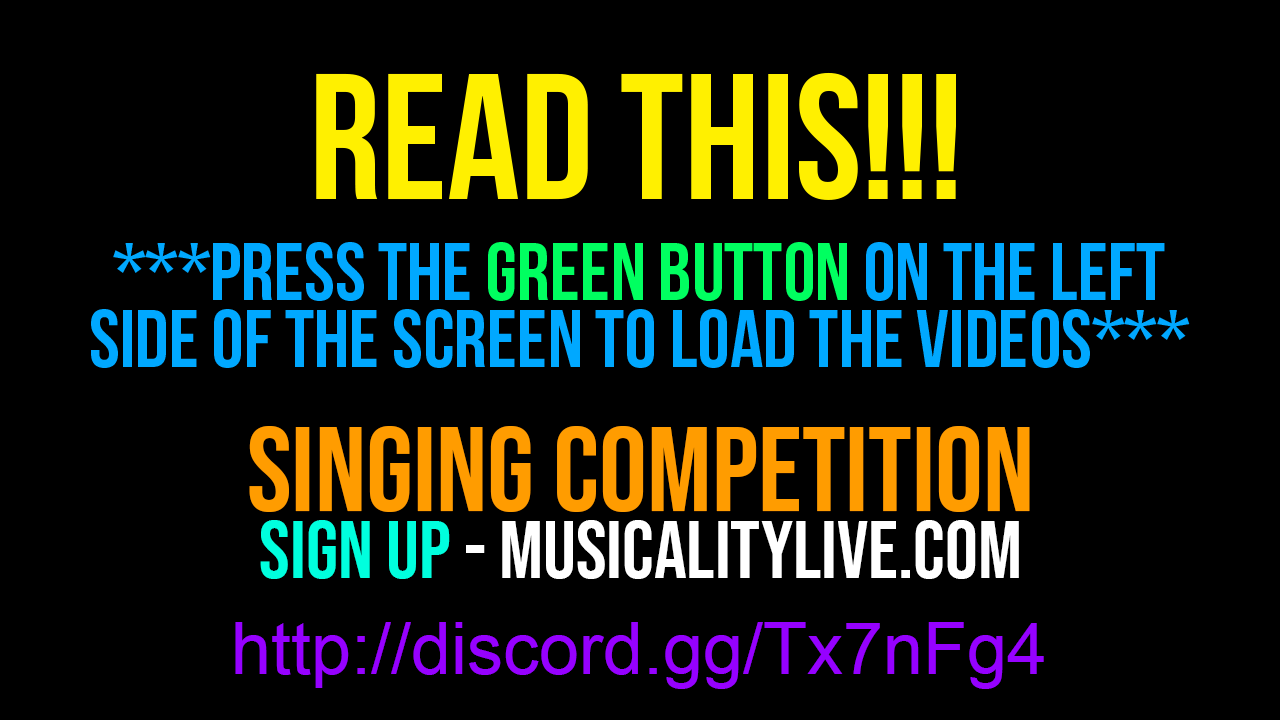
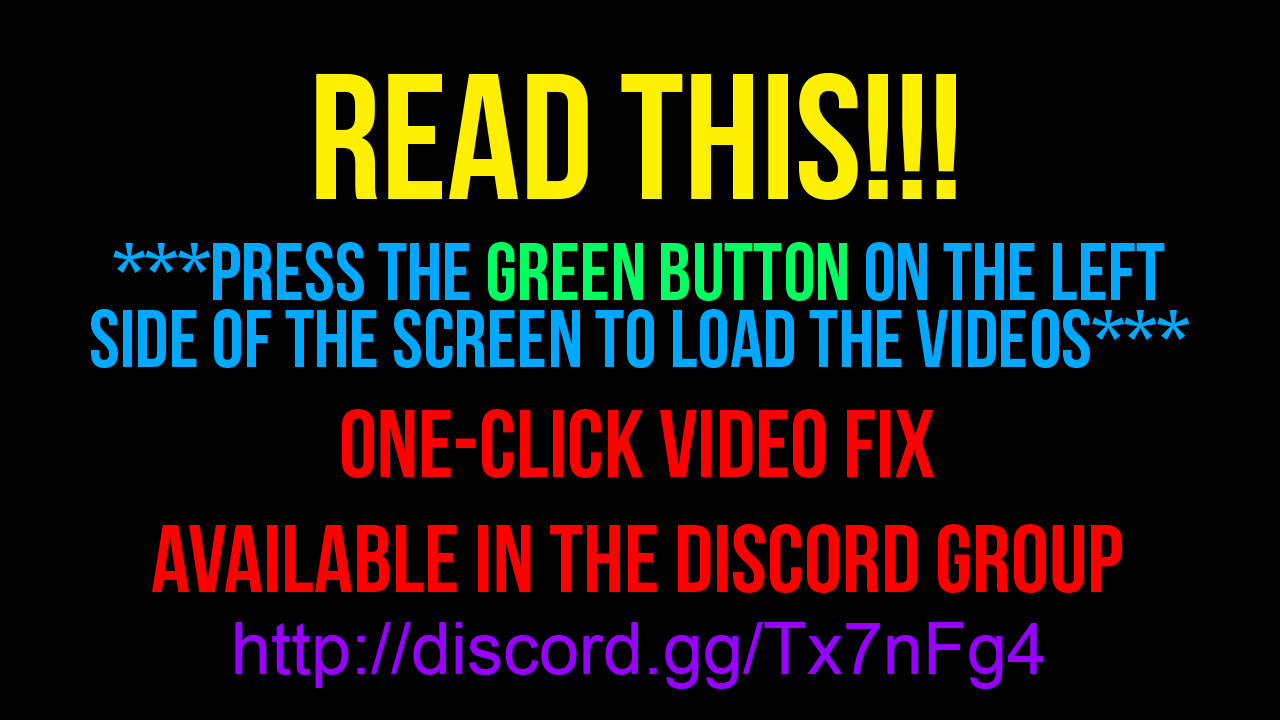
Layer changes from the first w=1280, h=720 image to the second:
showed "ONE-CLICK VIDEO FIX AVAILABLE IN THE DISCORD GROUP" over 152, 409, 1122, 593
hid "SINGING COMPETITION sign up - musicalitylive.com" over 249, 426, 1030, 579
